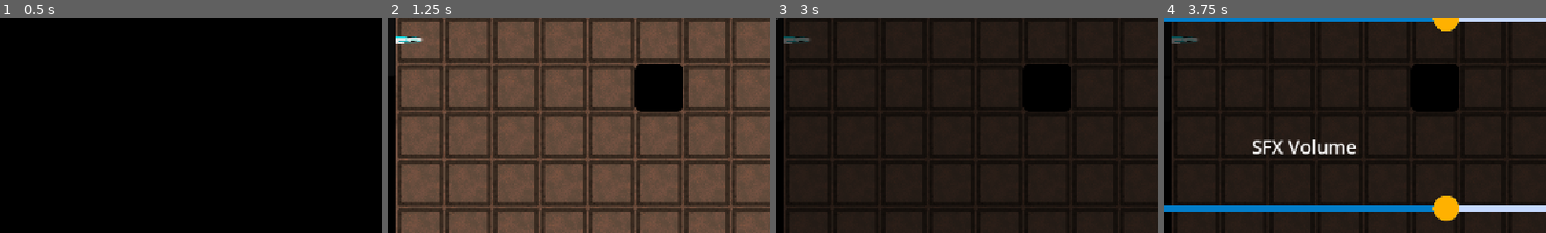
Above: before the commit, frames 1-4 (left to right).
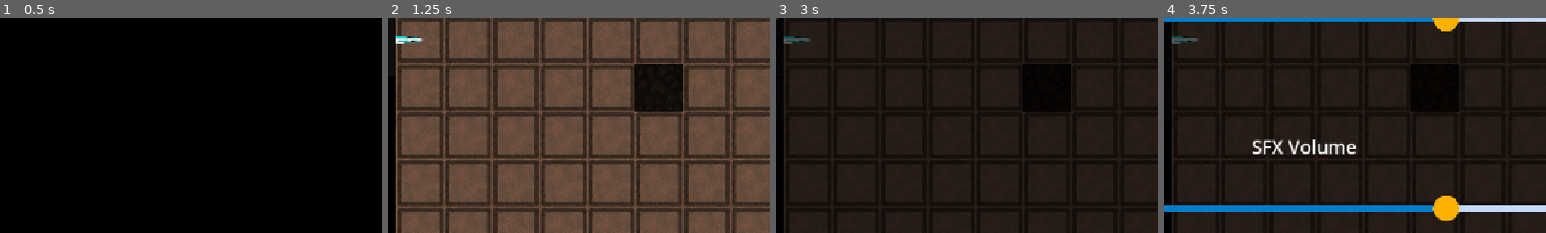
Above: after the commit, the same moments.

Repository: Wallted/ldjam-60
Game: Godot game, scene res://main.tscn
The game is run twice, just before and just after one commit, with the same random seed, the same clock (stepped at 60 frames per second) and the same inputs. The engine's default icon, where the game draws it, is replaced by a stand-in: a white triangle on a blue panel in a dark square.
Inputs (mouse positions are % of the whole screen's width and height, from its top left):
- Up to frame 1 (0.5 s): no input
- Up to frame 2 (1.25 s): click "next" at 0.5 s
- Up to frame 3 (3 s): move the mouse to (72, 45) at 1.27 s; hold W 1.28-2.03 s; tap R (rotate) at 1.35 s; click (72, 45) at 1.42 s; move the mouse to (3, 17) at 2.02 s; tap T at 2.1 s; click (3, 17) at 2.17 s; click (84, 5) at 2.75 s
- Up to frame 4 (3.75 s): click (95, 5) at 3.5 s
The pictures show only the part of the screen within x 21-71%, y 45-95%; the shares and areas given below are measured in that part.

Frame 1 is identical in both runs. In frame 2, 0.3% of the frame differs, in the area x 64-78%, y 21-44%; in frame 3, less than 0.1%; in frame 4, less than 0.1%.

Commit message:
rock sprite

Diff:
--- a/game/rock_resource.gd
+++ b/game/rock_resource.gd
@@ -4,4 +4,4 @@
 @export
 var coord: Vector2
 @export
-var texture: Texture2D = preload("res://icon.svg")
+var texture: Texture2D = preload("uid://bawlc4rhqoug2")
--- a/game/tile.gd
+++ b/game/tile.gd
@@ -74,7 +74,7 @@
 
 func enable_rock(_rock: Rock) -> void:
 	var rock = Sprite2D.new()
-	rock.modulate = Color.BLACK
+	rock.self_modulate = Color(0.13, 0.092, 0.066, 1.0)
 	rock.texture = _rock.texture
 	add_child(rock) # todo: switch to multimesh igfuess xfdas
 					# xDDD
Binary file added: img/rock_tile.png
Not shown, added: img/rock_tile.png.import
